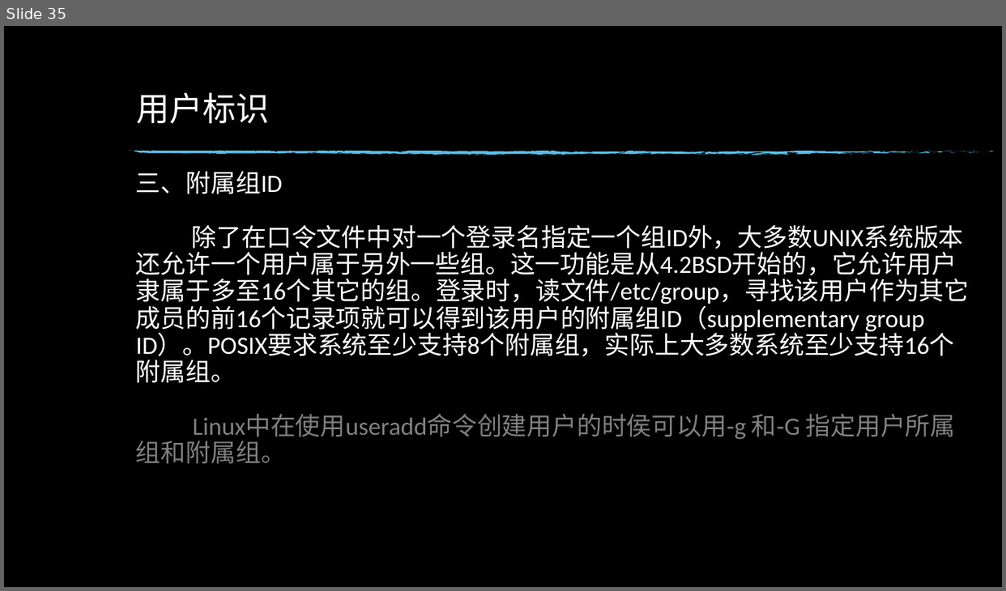
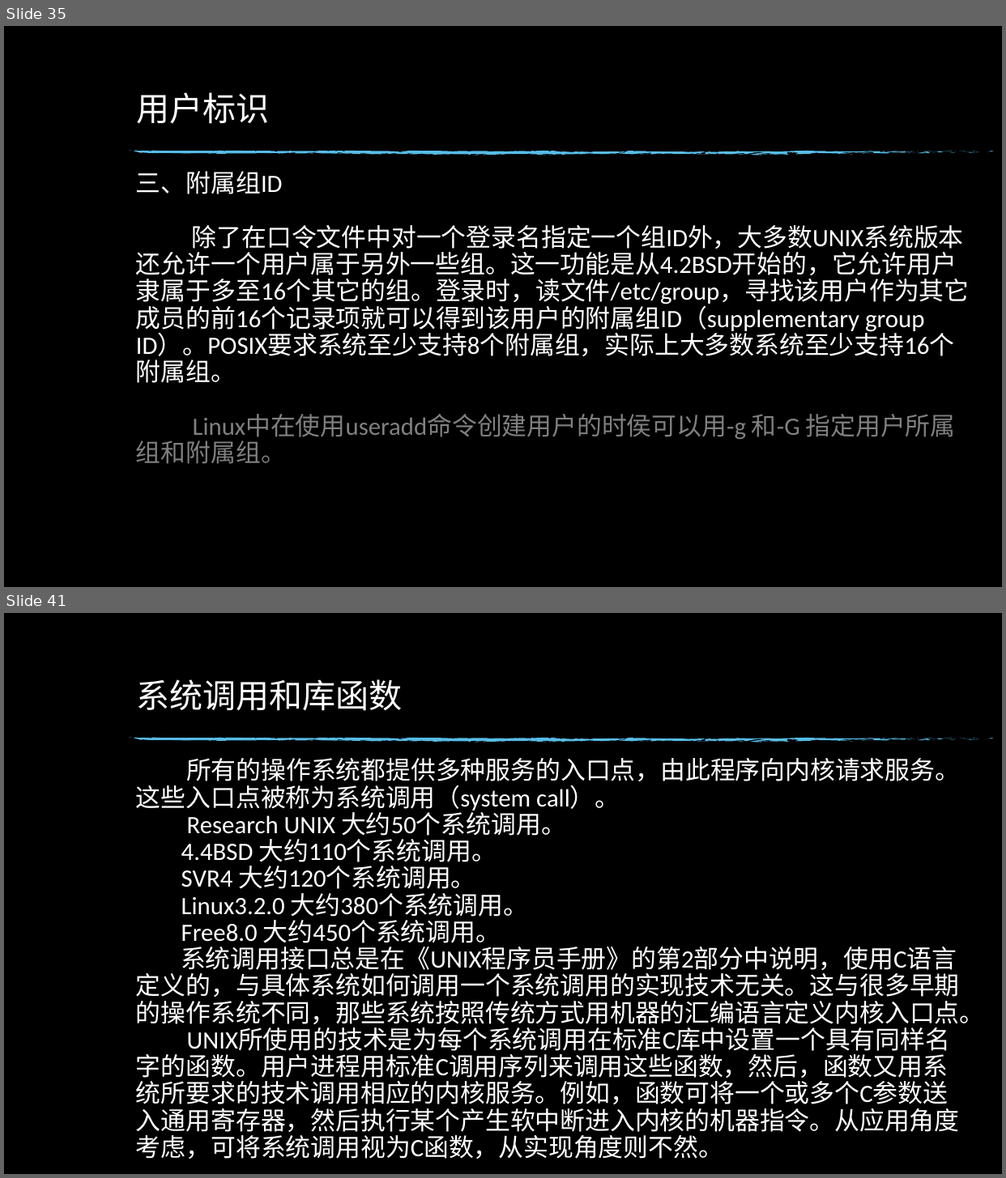
Before and after one commit to hym-dn/APUE, a slide deck: Doc/UNIX开发01.pptx. Shown one above the other, each under a label of ours: slide 35 before the commit, slides 35 and 41 after it; the slides between them are not shown. The pictures are 1006x591 and 1006x1178 pixels, drawn with LibreOffice and Linux fonts; fonts in the diff are those of the drawing; background and template pictures are left out. Boxes give left, top, right and bottom in pixels: in the first picture for what was removed or moved away, otherwise in the second. Text is boxed around its words. In the diff, an @@ line names an element or a change of style, - is before the commit and + after.

```diff
--- a/Doc/UNIX开发01.pptx
+++ b/Doc/UNIX开发01.pptx
@@ slide 41 added at <box>4,613,1002,1174</box>, background picture (left out); not listed: 74 template elements that a slide beside it also shows @@
@@ title added at <box>136,679,403,711</box>, 32 pt, text #FFFFFF @@
+系统调用和库函数
@@ text added at <box>136,758,984,1159</box>, 24 pt, text #FFFFFF @@
+所有的操作系统都提供多种服务的入口点，由此程序向内核请求服务。这些入口点被称为系统调用（system call）。
+Research UNIX 大约50个系统调用。
+4.4BSD 大约110个系统调用。
+SVR4 大约120个系统调用。
+Linux3.2.0 大约380个系统调用。
+Free8.0 大约450个系统调用。
+系统调用接口总是在《UNIX程序员手册》的第2部分中说明，使用C语言定义的，与具体系统如何调用一个系统调用的实现技术无关。这与很多早期的操作系统不同，那些系统按照传统方式用机器的汇编语言定义内核入口点。
+UNIX所使用的技术是为每个系统调用在标准C库中设置一个具有同样名字的函数。用户进程用标准C调用序列来调用这些函数，然后，函数又用系统所要求的技术调用相应的内核服务。例如，函数可将一个或多个C参数送入通用寄存器，然后执行某个产生软中断进入内核的机器指令。从应用角度考虑，可将系统调用视为C函数，从实现角度则不然。
```
Also in this commit, not shown: 9 other slides added.
